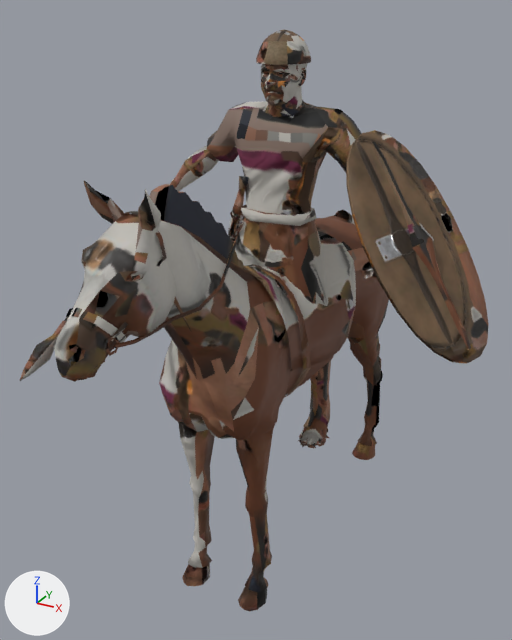
The glTF model public/battles/models/iberian-gallic-cavalry.glb, before and after one commit.
One viewpoint serves both versions: a 50 mm camera at (1.264, -2.672, 2.313) aimed at (-0.013, -0.35, 1.152). The axes (+X, +Y, +Z) are drawn at lower left. The lights are the same throughout. The picture after the commit comes second. Objects named as collision shapes, trigger or cutter boxes, shadow casters or lower levels of detail are left out. Vertices at exactly the same position are counted once.

Names of what the first picture shows: 'LOD0'.
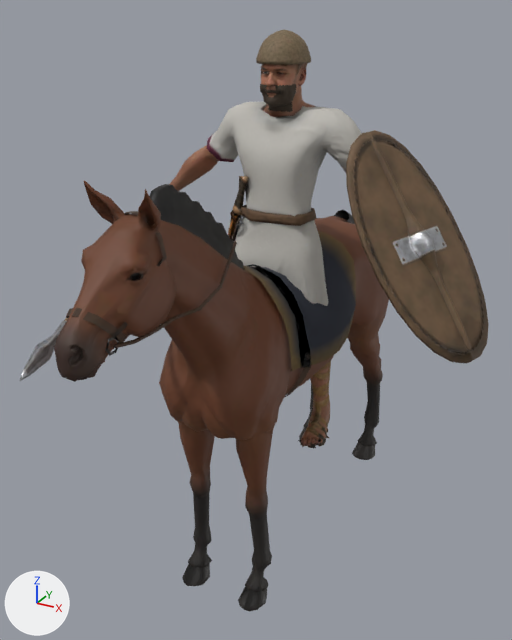
Where the change shows, as pixel boxes [x1, y1, x2, y2] in the pictures (512 x 640 px):
part 1 of me_lod0, added: after [260, 84, 296, 112]
part 2 of me_lod0, surface changed: [20, 29, 489, 611] in both

The change, as a list of edits to the scene's bpy script:
```text
Change me_lod0:
    used by ob_lod0; location = (0.0, 0.0, 0.0)
    remove me_lod0.from_pydata(...)  # 3988 vertices, 7216 faces; spans x -0.88..0.87, y -1.55..0.84, z 0.0..2.24
    add me_lod0.from_pydata(...)  # 4327 vertices, 7640 faces; spans x -0.88..0.87, y -1.55..0.84, z 0.0..2.24
    me_lod0 part 1: a new loose piece of 187 vertices spanning x -0.07..0.07, y -0.27..-0.18, z 1.96..2.06, in mat_iberian_gallic_cavalry
    me_lod0 part 2: 7003 kept faces spanning x -0.88..0.87, y -1.55..0.84, z 0.0..2.24 get new texture (UV) coordinates
    other edits to the shape of me_lod0 do not show in these pictures
```
